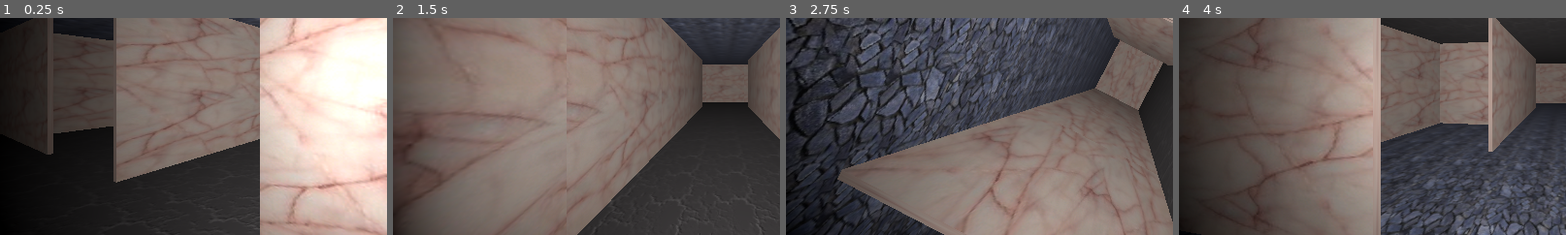
Above: before the commit, frames 1-4 (left to right).
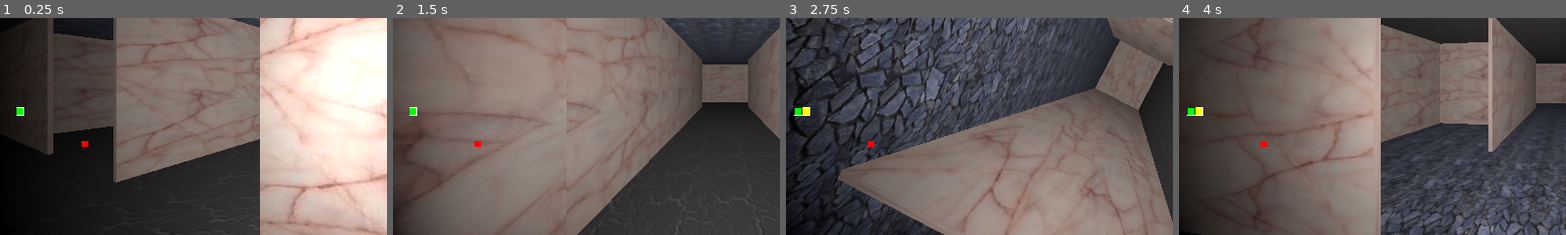
Above: after the commit, the same moments.

Repository: kasworld/gd4maze3d
Game: Godot game, scene res://main.tscn
Same seed, same stepped clock (60 frames per second), same inputs: the game is played once before the commit and once after it.
Inputs (mouse positions are % of the whole screen's width and height, from its top left):
- Up to frame 1 (0.25 s): no input
- Up to frame 2 (1.5 s): tap Enter at 0.5 s; move the mouse to (72, 45) at 0.52 s; hold Right 0.53-1.28 s; tap 1 at 0.6 s; click (72, 45) at 0.67 s; tap Space at 0.77 s; move the mouse to (30, 55) at 1.27 s; hold Down from 1.28 s (still down); tap 2 at 1.35 s
- Up to frame 3 (2.75 s): tap Space at 1.52 s; move the mouse to (60, 28) at 2.02 s; release Down at 2.03 s; hold Right from 2.03 s (still down); tap 3 at 2.1 s
- Up to frame 4 (4 s): move the mouse to (45, 70) at 2.77 s; release Right at 2.78 s; hold Up 2.78-3.53 s; tap 1 at 2.85 s; click (45, 70) at 2.92 s; tap Space at 3.02, 3.77 s; move the mouse to (80, 65) at 3.52 s; hold Left from 3.53 s (still down); tap 2 at 3.6 s
The pictures show only the part of the screen within x 6-56%, y 35-85%; the shares and areas given below are measured in that part.

The runs differ from the first frame. In frame 1, 0.1% of the frame differs, in the area x 4-23%, y 41-60%; in frame 2, 0.1%; in frame 3, 0.2%, in the area x 2-23%, y 41-60%; in frame 4, 0.2%.

Commit message:
add drawing minimap

Diff:
--- a/lib/maze.gd
+++ b/lib/maze.gd
@@ -85,7 +85,7 @@
 	_cells[y][x] |= d
 
 func is_open_dir_at(x :int, y :int, dir :Dir)->bool:
-	return (_cells[y][x] & dir) !=0
+	return (_cells[y][x] & dir) != 0
 
 func get_open_dir_at(x :int, y :int)->Array:
 	var rtn = []
@@ -94,9 +94,12 @@
 			rtn.append(d)
 	return rtn
 
+func is_wall_dir_at(x :int, y :int, dir :Dir)->bool:
+	return (_cells[y][x] & dir) == 0
+
 func get_wall_dir_at(x :int, y :int)->Array:
 	var rtn = []
 	for d in DirList:
-		if not is_open_dir_at(x,y,d):
+		if is_wall_dir_at(x,y,d):
 			rtn.append(d)
 	return rtn
--- a/main.gd
+++ b/main.gd
@@ -9,6 +9,9 @@
 
 var minimap_scene = preload("res://mini_map.tscn")
 var minimap :MiniMap
+
+var minimap2draw_scene = preload("res://mini_map_2_draw.tscn")
+var minimap2draw :MiniMap2Draw
 
 var character_scene = preload("res://character.tscn")
 const PlayerCount = 10
@@ -40,11 +43,19 @@
 	add_child(storey)
 	storey.init(maze_size)
 
-	if minimap !=null:
+	if minimap != null:
 		minimap.queue_free()
 	minimap = minimap_scene.instantiate()
 	add_child(minimap)
 	minimap.init(storey)
+
+	if minimap2draw != null:
+		minimap2draw.queue_free()
+	minimap2draw = minimap2draw_scene.instantiate()
+	add_child(minimap2draw)
+	minimap2draw.init(storey)
+	minimap2draw.position.y = minimap.get_height()
+
 	$Label.position.x = minimap.get_width()
 	storey_score += 1
 
@@ -70,9 +81,14 @@
 					pl.act_queue.push_back(Character.Act.RotateCamera)
 					storey.remove_capsule_at(pl.pos_old)
 				minimap.move_player(pl.pos_old.x, pl.pos_old.y)
+				minimap2draw.move_player(pl.pos_old.x, pl.pos_old.y)
 		pl.ai_act()
 		if pl.start_new_act(): # new act start
 			ani_dur = 0
+			if i == 0:
+				var walldir = storey.maze_cells.get_wall_dir_at(pl.pos_old.x,pl.pos_old.y)
+				for d in walldir:
+					minimap2draw.add_wall_at(pl.pos_old.x,pl.pos_old.y,Storey.MazeDir2Dir[d])
 		if pl.act_current != Character.Act.None :
 			animate_act(pl, ani_dur)
 	update_info(player_list[0])
--- a/mini_map_2_draw.gd
+++ b/mini_map_2_draw.gd
@@ -40,14 +40,14 @@
 	set_wall_at(x,y,dir)
 	var ln :Line2D
 	match dir:
-		Storey.Dir.East:
-			ln = new_line( 2, Color.WHITE, [Vector2(x,y)*Scale,Vector2(x,y+1)*Scale])
 		Storey.Dir.North:
 			ln = new_line( 2, Color.WHITE, [Vector2(x,y)*Scale,Vector2(x+1,y)*Scale])
 		Storey.Dir.West:
-			ln = new_line( 2, Color.WHITE, [Vector2(x+1,y)*Scale,Vector2(x+1,y+1)*Scale])
+			ln = new_line( 2, Color.WHITE, [Vector2(x,y)*Scale,Vector2(x,y+1)*Scale])
 		Storey.Dir.South:
 			ln = new_line( 2, Color.WHITE, [Vector2(x,y+1)*Scale,Vector2(x+1,y+1)*Scale])
+		Storey.Dir.East:
+			ln = new_line( 2, Color.WHITE, [Vector2(x+1,y)*Scale,Vector2(x+1,y+1)*Scale])
 	add_child(ln)
 
 # between wall
--- a/storey.gd
+++ b/storey.gd
@@ -24,8 +24,19 @@
 	Dir.South : Vector2i(0, 1),
 	Dir.East : Vector2i(1,0),
 }
-static func to_maze_dir(d :Dir)->Maze.Dir:
-	return Maze.DirList[d%4]
+const MazeDir2Dir = {
+	Maze.Dir.North : Dir.North,
+	Maze.Dir.West : Dir.West,
+	Maze.Dir.South : Dir.South,
+	Maze.Dir.East : Dir.East,
+}
+const Dir2MazeDir = {
+	Dir.North : Maze.Dir.North,
+	Dir.West : Maze.Dir.West,
+	Dir.South : Maze.Dir.South,
+	Dir.East : Maze.Dir.East,
+}
+
 static func dir2str(d :Dir)->String:
 	return Dir.keys()[d]
 static func dir_left(d:Dir)->Dir:
@@ -118,7 +129,6 @@
 	for p in capsule_pos_dic:
 		capsule_pos_dic[p].rotate_y(delta)
 
-
 func make_wall_by_maze()->void:
 	for y in maze_size.y:
 		for x in maze_size.x :
@@ -161,7 +171,7 @@
 		$WallContainer.position.y = 0.0
 
 func can_move(x :int , y :int, dir :Dir)->bool:
-	return maze_cells.is_open_dir_at(x,y, Storey.to_maze_dir(dir) )
+	return maze_cells.is_open_dir_at(x,y, Storey.Dir2MazeDir[dir] )
 
 func open_dir_str(x :int , y :int)->String:
 	var rtn = ""
